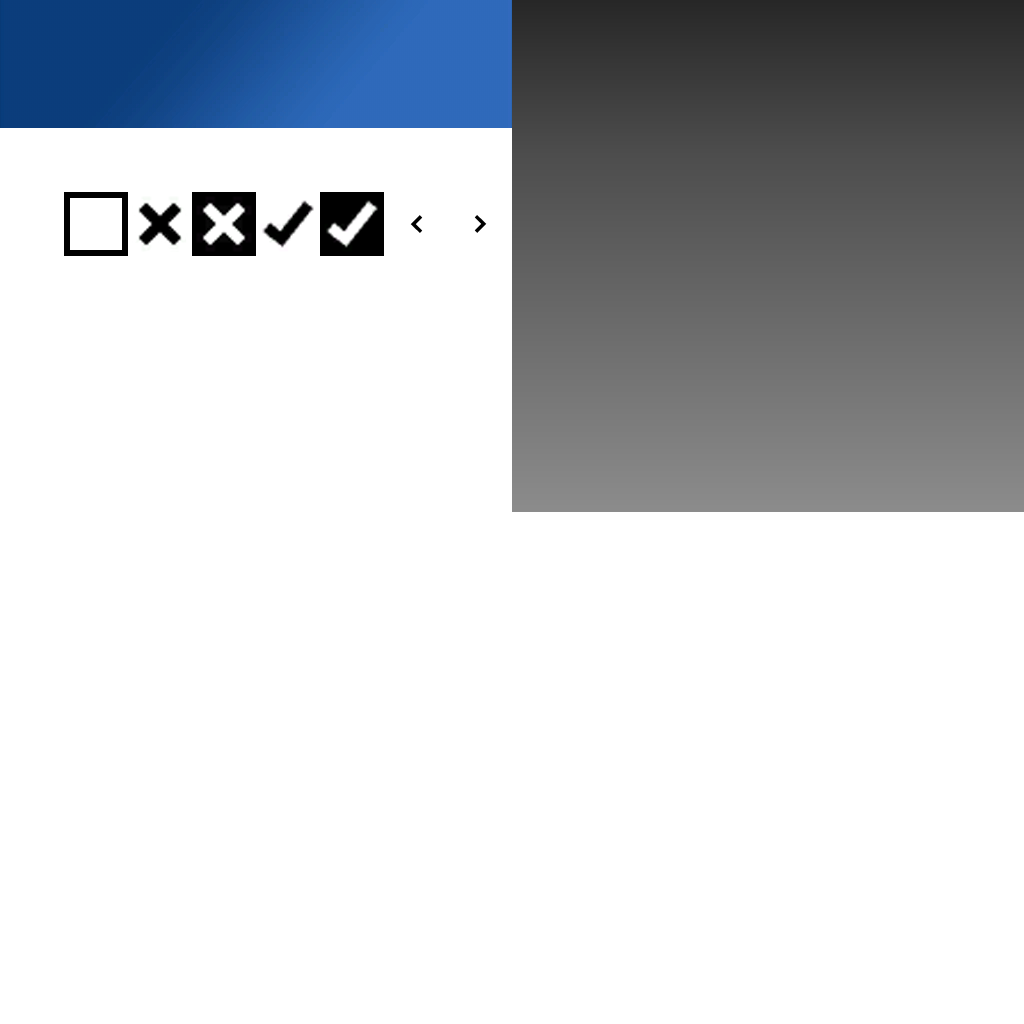
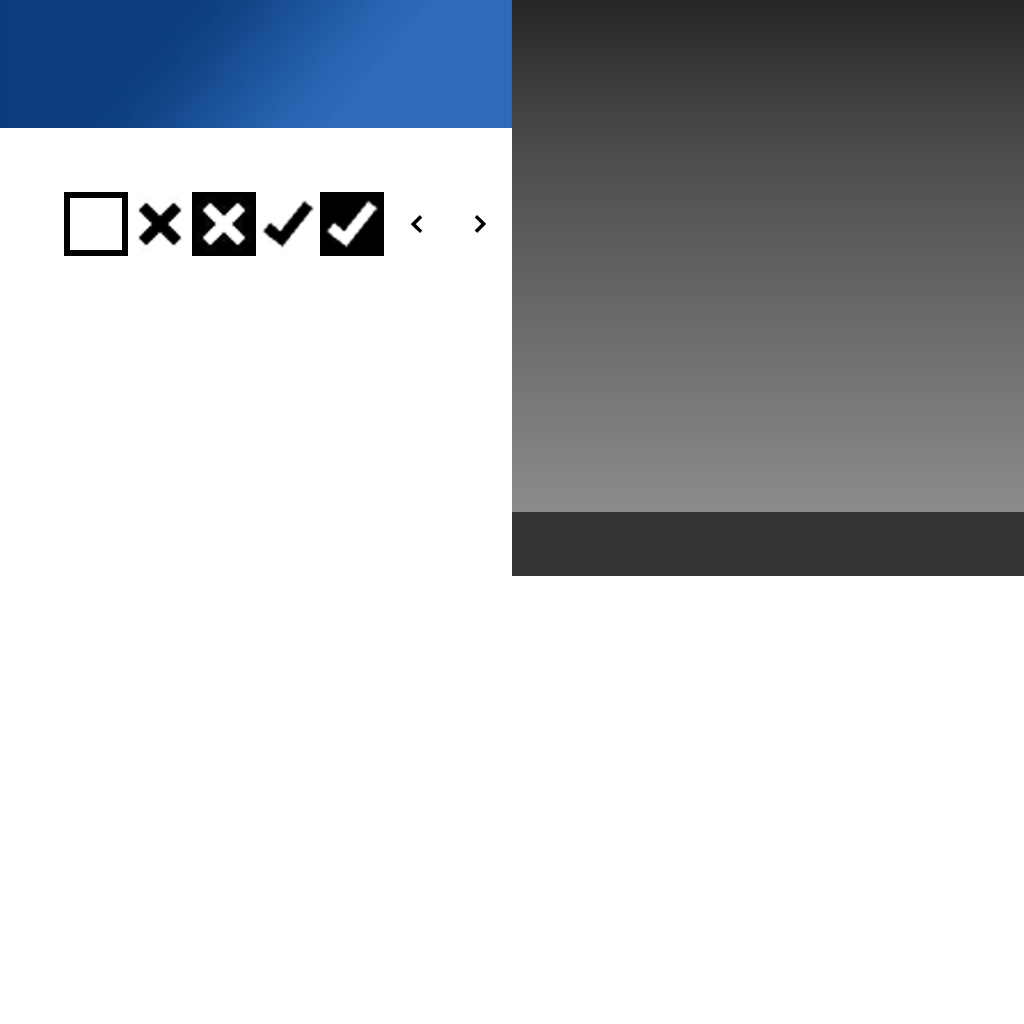
Two versions of the same layered image (1024px x 1024px). Layer-by-layer changes:
added layer "ArrowsUpDownBackground" (80%) above "ArrowsUpDown" over [512, 512, 1024, 576]
